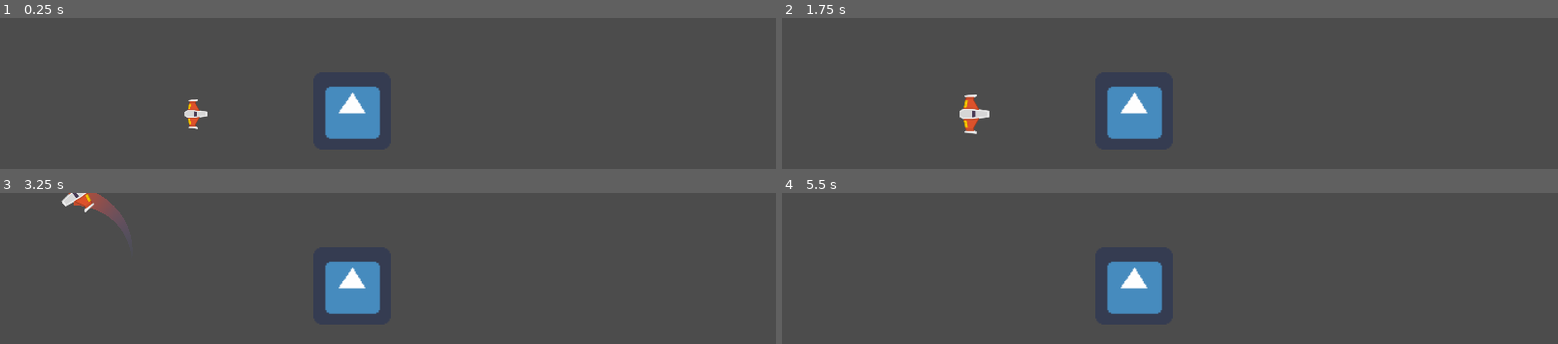
Above: before the commit, frames 1-4 (two rows, left to right).
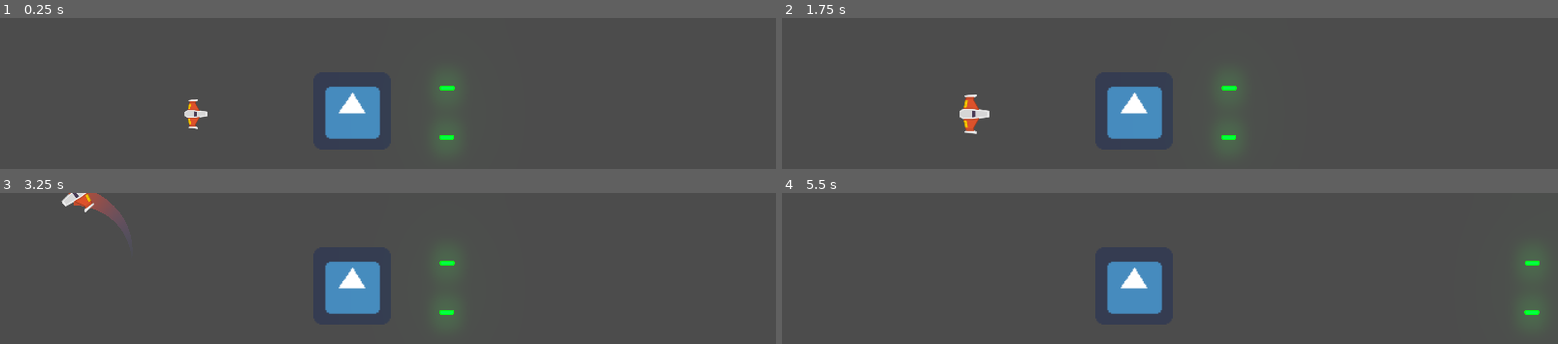
Above: after the commit, the same moments.

Repository: Elunneh/Juego-Meteo
Game: Godot game, scene res://Juego/Niveles/NivelTest.tscn
The game is run twice, just before and just after one commit, with the same random seed, the same clock (stepped at 60 frames per second) and the same inputs. The engine's default icon, where the game draws it, is replaced by a stand-in: a white triangle on a blue panel in a dark square.
Inputs (mouse positions are in pixels of both pictures, inside the frame that each line leads up to):
- Up to frame 1 (0.25 s): no input
- Up to frame 2 (1.75 s): move the mouse to (outside the picture) at 0.52 s; press the mouse at (outside the picture) at 0.53 s; hold W (mover_adelante) 0.53-1.28 s; move the mouse to (outside the picture) at 1.27 s; release the mouse at (outside the picture) at 1.28 s; hold S (mover_atras) from 1.28 s (still down); right-click (outside the picture) at 1.35 s
- Up to frame 3 (3.25 s): move the mouse to (465, 315) at 2.02 s; release S (mover_atras) at 2.03 s; hold A (rotar_antihorario) 2.03-2.78 s; hold W (mover_adelante) from 2.03 s (still down); move the mouse to (outside the picture) at 2.77 s; tap D (rotar_horario) at 2.85 s
- Up to frame 4 (5.5 s): move the mouse to (outside the picture) at 3.52 s; release W (mover_adelante) at 3.53 s; press the mouse at (outside the picture) at 3.53 s; hold S (mover_atras) from 3.53 s (still down); move the mouse to (outside the picture) at 4.27 s; release the mouse at (outside the picture) at 4.28 s; right-click (outside the picture) at 4.35 s; move the mouse to (outside the picture) at 5.02 s; hold A (rotar_antihorario) from 5.03 s (still down)

The runs differ from the first frame. In frame 1, 0.3% of the frame differs, in the area x 56-59%, y 41-85%; in frame 2, 0.3%; in frame 3, 0.3%; in frame 4, 0.4%, in the area x 95-98%, y 41-86%.

Commit message:
actualizado

Diff:
--- a/Juego/LaseBeam/LaserBeam2D.gd
+++ b/Juego/LaseBeam/LaserBeam2D.gd
@@ -1,17 +1,16 @@
 class_name RayoLaser
 extends RayCast2D
 
-# Speed at which the laser extends when first fired, in pixels per second.
+
 export var cast_speed : float = 7000.0
-# Maximum length of the laser in pixels.
+
 export var max_length : float = 1400.0
-# Base duration of the tween animation in seconds.
+
 export var growth_time : float = 0.1
 
-# If `true`, the laser is firing.
-# It plays appearing and disappearing animations when it's not animating.
-# See `appear()` and `disappear()` for more information.
+
 var is_casting : bool = false setget set_is_casting
+var radio_danio: float
 
 onready var fill : Line2D = $FillLine2D
 onready var tween : Tween = $Tween
@@ -61,6 +60,8 @@
 		cast_point = to_local(get_collision_point())
 		collision_particles.global_rotation = get_collision_normal().angle()
 		collision_particles.position = cast_point
+		if get_collider().has_method("recibir_danio"):
+			get_collider().recibir_danio(radio_danio )
 
 
 	fill.points[1] = cast_point
--- a/Juego/LaseBeam/LaserBeam2D.tscn
+++ b/Juego/LaseBeam/LaserBeam2D.tscn
@@ -69,7 +69,7 @@
 z_as_relative = false
 enabled = true
 cast_to = Vector2( 0, 0 )
-collision_mask = 22
+collision_mask = 6
 collide_with_areas = true
 script = ExtResource( 1 )
 
--- a/Juego/Naves/Enemigos/EnemigoDummy.gd
+++ b/Juego/Naves/Enemigos/EnemigoDummy.gd
@@ -6,9 +6,12 @@
 func recibir_danio(danio: float) -> void:
 	hitpoints -= danio
 	if hitpoints <= 0.0:
+
 		queue_free()
 
 
-func _on_Area2D_body_entered(body: Node)-> void:
+func _on_Area2D_body_entered(body: Node2D)-> void:
 	if body is Player:
 		body.destruir()
+func _process(delta:float)-> void:
+	$CanionEnemigo.set_esta_disparando(true)
--- a/Juego/Naves/Enemigos/EnemigoDummy.tscn
+++ b/Juego/Naves/Enemigos/EnemigoDummy.tscn
@@ -1,8 +1,9 @@
-[gd_scene load_steps=5 format=2]
+[gd_scene load_steps=6 format=2]
 
 [ext_resource path="res://icon.png" type="Texture" id=1]
 [ext_resource path="res://Juego/Naves/Enemigos/EnemigoDummy.gd" type="Script" id=2]
 [ext_resource path="res://Juego/Naves/Enemigos/Area2D.gd" type="Script" id=3]
+[ext_resource path="res://Juego/Proyectiles/CanionEnemigo.tscn" type="PackedScene" id=4]
 
 [sub_resource type="RectangleShape2D" id=1]
 extents = Vector2( 96.5397, 97.0247 )
@@ -23,4 +24,18 @@
 [node name="CollisionShape2D" type="CollisionShape2D" parent="Area2D"]
 position = Vector2( -2.38379, 0.26487 )
 shape = SubResource( 1 )
+
+[node name="CanionEnemigo" parent="." instance=ExtResource( 4 )]
+position = Vector2( -1.49832, -1.49832 )
+cadencia_disparo = 1.5
+velocidad_proyectil = 1000
+danio_proyectil = 3
+
+[node name="PuntoIzquierdo" parent="CanionEnemigo" index="0"]
+position = Vector2( 0.749146, 66.6755 )
+
+[node name="PuntoDerecho" parent="CanionEnemigo" index="1"]
+position = Vector2( 1.98425, -55.3185 )
 [connection signal="body_entered" from="Area2D" to="." method="_on_Area2D_body_entered"]
+
+[editable path="CanionEnemigo"]
--- a/Juego/Naves/Player/Player.gd
+++ b/Juego/Naves/Player/Player.gd
@@ -8,7 +8,7 @@
 export var potencia_motor:int = 20
 export var potencia_rotacion: int = 280
 export var estela_maxima:int = 150
-
+export var hitpoints: float = 15.0
 
 ##Atributos
 var empuje:Vector2 = Vector2.ZERO
@@ -21,6 +21,7 @@
 onready var estela:Estela = $EstelaPuntoInicio/Trail2D
 onready var motor_sfx: Motor = $MotorSFX
 onready var colisionador:CollisionShape2D = $CollisionShape2D
+onready var impacto_sfx: AudioStreamPlayer = $ImpactoSFX
 
 
 func _ready()-> void:
@@ -122,6 +123,11 @@
 	Eventos.emit_signal("nave_destruida", global_position, 3)
 
 
+func recibir_danio(danio:float)-> void:
+	hitpoints -= danio
+	if hitpoints <= 0.0:
+		destruir()
+	impacto_sfx.play()
 
 func _on_AnimationPlayer_animation_finished(anim_name: String)-> void:
 	if anim_name == "Spawn":
--- a/Juego/Naves/Player/Player.tscn
+++ b/Juego/Naves/Player/Player.tscn
@@ -7,6 +7,7 @@
 [ext_resource path="res://Juego/LaseBeam/LaserBeam2D.tscn" type="PackedScene" id=5]
 [ext_resource path="res://Juego/Naves/Player/Estela/Trail2D.tscn" type="PackedScene" id=6]
 [ext_resource path="res://Juego/Naves/Player/Sonidos/MotorSFX.tscn" type="PackedScene" id=7]
+[ext_resource path="res://Juego/Naves/Player/Sonidos/impacto.ogg" type="AudioStream" id=8]
 
 [sub_resource type="CircleShape2D" id=1]
 radius = 37.0115
@@ -62,6 +63,7 @@
 
 [node name="Canion" parent="." instance=ExtResource( 4 )]
 position = Vector2( 1.124, 0 )
+danio_proyectil = 8
 
 [node name="PuntoIzquierdo" parent="Canion" index="0"]
 position = Vector2( 0, -33 )
@@ -89,6 +91,11 @@
 autoplay = "Spawn"
 anims/Default = SubResource( 2 )
 anims/Spawn = SubResource( 3 )
+
+[node name="ImpactoSFX" type="AudioStreamPlayer" parent="."]
+stream = ExtResource( 8 )
+volume_db = -12.077
+bus = "SFX"
 [connection signal="animation_finished" from="AnimationPlayer" to="." method="_on_AnimationPlayer_animation_finished"]
 
 [editable path="Canion"]
--- /dev/null
+++ b/Juego/Proyectiles/CanionEnemigo.tscn
@@ -0,0 +1,24 @@
+[gd_scene load_steps=4 format=2]
+
+[ext_resource path="res://Juego/Proyectiles/Canion.gd" type="Script" id=1]
+[ext_resource path="res://Juego/Proyectiles/ProyectilEnemigo.tscn" type="PackedScene" id=2]
+[ext_resource path="res://Juego/Proyectiles/laserPlayer.ogg" type="AudioStream" id=3]
+
+[node name="CanionEnemigo" type="Node2D"]
+z_index = 40
+z_as_relative = false
+script = ExtResource( 1 )
+proyectil = ExtResource( 2 )
+cadencia_disparo = 0.25
+velocidad_proyectil = 1600
+
+[node name="PuntoIzquierdo" type="Position2D" parent="."]
+
+[node name="PuntoDerecho" type="Position2D" parent="."]
+
+[node name="DisparoSFX" type="AudioStreamPlayer2D" parent="."]
+stream = ExtResource( 3 )
+bus = "SFX"
+
+[node name="TimerEnfriamiento" type="Timer" parent="."]
+[connection signal="timeout" from="TimerEnfriamiento" to="." method="_on_TimerEnfriamiento_timeout"]
Not shown: 1 places in Juego/Naves/Player/Player.tscn that only renumber resources
Not shown, added: Juego/Naves/Player/Sonidos/impacto.ogg.import
Not shown, added: Juego/Naves/Player/Sonidos/impacto.ogg
